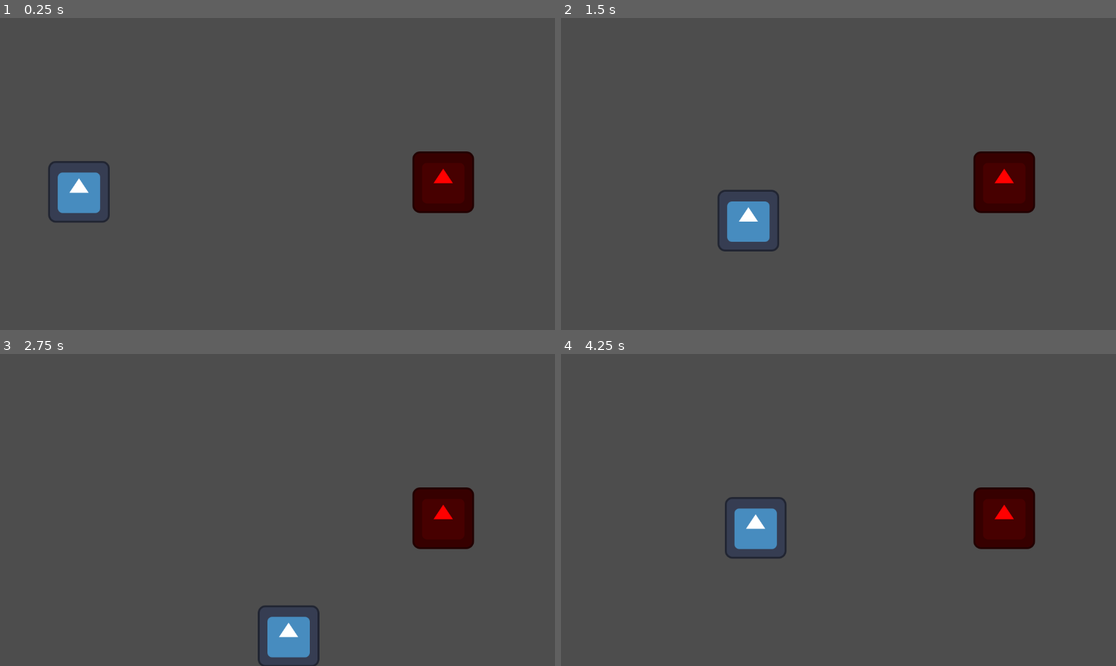
Above: before the commit, frames 1-4 (two rows, left to right).
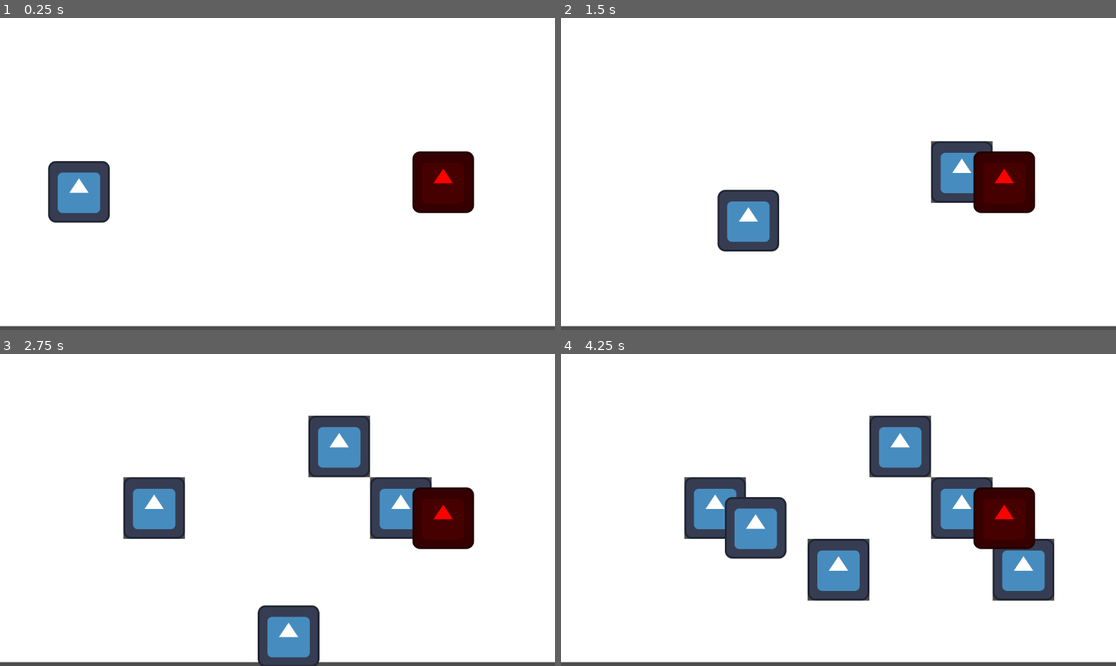
Above: after the commit, the same moments.

Repository: jcurtis06/Dusklands
Game: Godot game, scene res://worlds/test_world.tscn
Two runs of this game, one before a commit and one after it. Both use one fixed random seed, a clock stepped at 60 frames per second and the inputs below. Before the commit the project starts from res://test_world.tscn. The engine's default icon, where the game draws it, is replaced by a stand-in: a white triangle on a blue panel in a dark square.
Inputs (mouse positions are in pixels of both pictures, inside the frame that each line leads up to):
- Up to frame 1 (0.25 s): no input
- Up to frame 2 (1.5 s): tap Enter at 0.5 s; move the mouse to (960, 158) at 0.52 s; hold D (right) 0.53-1.28 s; right-click (960, 158) at 0.6 s; move the mouse to (727, 189) at 1.27 s; hold S (down) from 1.28 s (still down); click (727, 189) at 1.35 s
- Up to frame 3 (2.75 s): right-click (166, 525) at 1.55 s; move the mouse to (333, 441) at 2.02 s; release S (down) at 2.03 s; hold D (right) from 2.03 s (still down); right-click (333, 441) at 2.1 s
- Up to frame 4 (4.25 s): move the mouse to (810, 572) at 2.77 s; release D (right) at 2.78 s; hold W (up) 2.78-3.53 s; right-click (810, 572) at 2.85 s; move the mouse to (1005, 556) at 3.52 s; hold A (left) from 3.53 s (still down); click (1005, 556) at 3.6 s; right-click (1005, 556) at 3.8 s

The runs differ from the first frame. In frame 1, 95% of the frame differs, in the area x 0-100%, y 0-99%; in frame 2, 94%; in frame 3, 92%; in frame 4, 91%.

Commit message:
added basic block placement

Diff:
--- /dev/null
+++ b/data/blocks/scripts/block_data.gd
@@ -0,0 +1,6 @@
+extends Resource
+class_name BlockData
+
+@export_category("Tile Location")
+@export var atlas_id: int = 0
+@export var atlas_position: Vector2i = Vector2i.ZERO
--- /dev/null
+++ b/data/blocks/test_block.tres
@@ -0,0 +1,8 @@
+[gd_resource type="Resource" script_class="BlockData" load_steps=2 format=3 uid="uid://b0nlq13bq63fx"]
+
+[ext_resource type="Script" path="res://data/blocks/scripts/block_data.gd" id="1_apqy5"]
+
+[resource]
+script = ExtResource("1_apqy5")
+atlas_id = 1
+atlas_position = Vector2i(0, 0)
--- a/entities/player/player.tscn
+++ b/entities/player/player.tscn
@@ -1,6 +1,7 @@
-[gd_scene load_steps=8 format=3 uid="uid://bhubctfrt8pu4"]
+[gd_scene load_steps=9 format=3 uid="uid://bhubctfrt8pu4"]
 
 [ext_resource type="Script" path="res://entities/player/scripts/player.gd" id="1_gjsqj"]
+[ext_resource type="Resource" uid="uid://b0nlq13bq63fx" path="res://data/blocks/test_block.tres" id="2_ugxgv"]
 [ext_resource type="Texture2D" uid="uid://if2cw0jqaor8" path="res://icon.svg" id="2_vbojf"]
 [ext_resource type="PackedScene" uid="uid://cvq6j5si02c24" path="res://entities/components/health/health_component.tscn" id="3_splgb"]
 [ext_resource type="PackedScene" uid="uid://dx0wp3ow80irn" path="res://entities/components/hitbox/hitbox_component.tscn" id="4_05clm"]
@@ -14,6 +15,7 @@
 
 [node name="Player" type="CharacterBody2D"]
 script = ExtResource("1_gjsqj")
+test_block = ExtResource("2_ugxgv")
 
 [node name="Sprite2D" type="Sprite2D" parent="."]
 texture = ExtResource("2_vbojf")
--- a/entities/player/scripts/player.gd
+++ b/entities/player/scripts/player.gd
@@ -1,7 +1,9 @@
 extends CharacterBody2D
 
 @export var speed: float = 300.0
+@export var test_block: BlockData
 
+@onready var world: World = get_parent()
 @onready var attack := $AttackComponent
 
 func _physics_process(delta: float) -> void:
@@ -14,3 +16,7 @@
 	# ATTACK
 	if Input.is_action_just_pressed("attack"):
 		attack.attack(1)
+
+	# BUILD
+	if Input.is_action_just_pressed("interact"):
+		world.block_grid.set_block_at(get_global_mouse_position(), test_block)
--- a/project.godot
+++ b/project.godot
@@ -11,7 +11,7 @@
 [application]
 
 config/name="Dusklands"
-run/main_scene="res://test_world.tscn"
+run/main_scene="res://worlds/test_world.tscn"
 config/features=PackedStringArray("4.2", "Forward Plus")
 config/icon="res://icon.svg"
 
@@ -42,3 +42,8 @@
 "events": [Object(InputEventMouseButton,"resource_local_to_scene":false,"resource_name":"","device":-1,"window_id":0,"a …(259 unchanged characters)…
 ]
 }
+interact={
+"deadzone": 0.5,
+"events": [Object(InputEventMouseButton,"resource_local_to_scene":false,"resource_name":"","device":-1,"window_id":0,"alt_pressed":false,"shift_pressed":false,"ctrl_pressed":false,"meta_pressed":false,"button_mask":2,"position":Vector2(716, 52),"global_position":Vector2(724, 132),"factor":1.0,"button_index":2,"canceled":false,"pressed":true,"double_click":false,"script":null)
+]
+}
--- a/test_world.tscn
+++ /dev/null
@@ -1,12 +0,0 @@
-[gd_scene load_steps=3 format=3 uid="uid://bq5d3vx2jsqp8"]
-
-[ext_resource type="PackedScene" uid="uid://bhubctfrt8pu4" path="res://entities/player/player.tscn" id="1_ywfj4"]
-[ext_resource type="PackedScene" uid="uid://2xww0ek01but" path="res://entities/monster/monster.tscn" id="2_gct2b"]
-
-[node name="TestWorld" type="Node2D"]
-
-[node name="Player" parent="." instance=ExtResource("1_ywfj4")]
-position = Vector2(164, 361)
-
-[node name="Monster" parent="." instance=ExtResource("2_gct2b")]
-position = Vector2(920, 341)
--- /dev/null
+++ b/worlds/components/block_grid/block_grid.gd
@@ -0,0 +1,11 @@
+extends TileMap
+class_name BlockGrid
+
+func set_block_at(pos: Vector2, block: BlockData) -> void:
+	var map_pos = local_to_map(pos)
+	set_cell(0, map_pos, block.atlas_id, block.atlas_position)
+
+func get_position_snapped(in_pos: Vector2) -> Vector2:
+	var map = local_to_map(in_pos)
+	var final = map_to_local(map)
+	return final
--- /dev/null
+++ b/worlds/scripts/world.gd
@@ -0,0 +1,4 @@
+extends Node2D
+class_name World
+
+@export var block_grid: BlockGrid
--- /dev/null
+++ b/worlds/test_world.tscn
@@ -0,0 +1,39 @@
+[gd_scene load_steps=10 format=3 uid="uid://bq5d3vx2jsqp8"]
+
+[ext_resource type="Texture2D" uid="uid://bdf6qv3hg1g6h" path="res://placeholder.png" id="1_txqsj"]
+[ext_resource type="Script" path="res://worlds/scripts/world.gd" id="1_yao1a"]
+[ext_resource type="Script" path="res://worlds/components/block_grid/block_grid.gd" id="2_72ntq"]
+[ext_resource type="PackedScene" uid="uid://bhubctfrt8pu4" path="res://entities/player/player.tscn" id="2_h2nlv"]
+[ext_resource type="PackedScene" uid="uid://2xww0ek01but" path="res://entities/monster/monster.tscn" id="3_1lajv"]
+[ext_resource type="Texture2D" uid="uid://if2cw0jqaor8" path="res://icon.svg" id="3_u7mu5"]
+
+[sub_resource type="TileSetAtlasSource" id="TileSetAtlasSource_x6vqu"]
+texture = ExtResource("1_txqsj")
+texture_region_size = Vector2i(128, 128)
+0:0/0 = 0
+
+[sub_resource type="TileSetAtlasSource" id="TileSetAtlasSource_lcwqd"]
+texture = ExtResource("3_u7mu5")
+texture_region_size = Vector2i(128, 128)
+0:0/0 = 0
+
+[sub_resource type="TileSet" id="TileSet_fcies"]
+tile_size = Vector2i(128, 128)
+sources/0 = SubResource("TileSetAtlasSource_x6vqu")
+sources/1 = SubResource("TileSetAtlasSource_lcwqd")
+
+[node name="TestWorld" type="Node2D" node_paths=PackedStringArray("block_grid")]
+script = ExtResource("1_yao1a")
+block_grid = NodePath("BlockGrid")
+
+[node name="BlockGrid" type="TileMap" parent="."]
+tile_set = SubResource("TileSet_fcies")
+format = 2
+layer_0/tile_data = PackedInt32Array(0, 0, 0, 65536, 0, 0, 131072, 0, 0, 196608, 0, 0, 262144, 0, 0, 1, 0, 0, 65537, 0, 0, 131073, 0, 0, 196609, 0, 0, 262145, 0, 0, 2, 0, 0, 65538, 0, 0, 131074, 0, 0, 196610, 0, 0, 262146, 0, 0, 3, 0, 0, 65539, 0, 0, 131075, 0, 0, 196611, 0, 0, 262147, 0, 0, 4, 0, 0, 65540, 0, 0, 131076, 0, 0, 196612, 0, 0, 262148, 0, 0, 5, 0, 0, 65541, 0, 0, 131077, 0, 0, 196613, 0, 0, 262149, 0, 0, 6, 0, 0, 65542, 0, 0, 131078, 0, 0, 196614, 0, 0, 262150, 0, 0, 7, 0, 0, 65543, 0, 0, 131079, 0, 0, 196615, 0, 0, 262151, 0, 0, 8, 0, 0, 65544, 0, 0, 131080, 0, 0, 196616, 0, 0, 262152, 0, 0)
+script = ExtResource("2_72ntq")
+
+[node name="Player" parent="." instance=ExtResource("2_h2nlv")]
+position = Vector2(164, 361)
+
+[node name="Monster" parent="." instance=ExtResource("3_1lajv")]
+position = Vector2(920, 341)
Binary file added: placeholder.png
Not shown, added: placeholder.png.import
